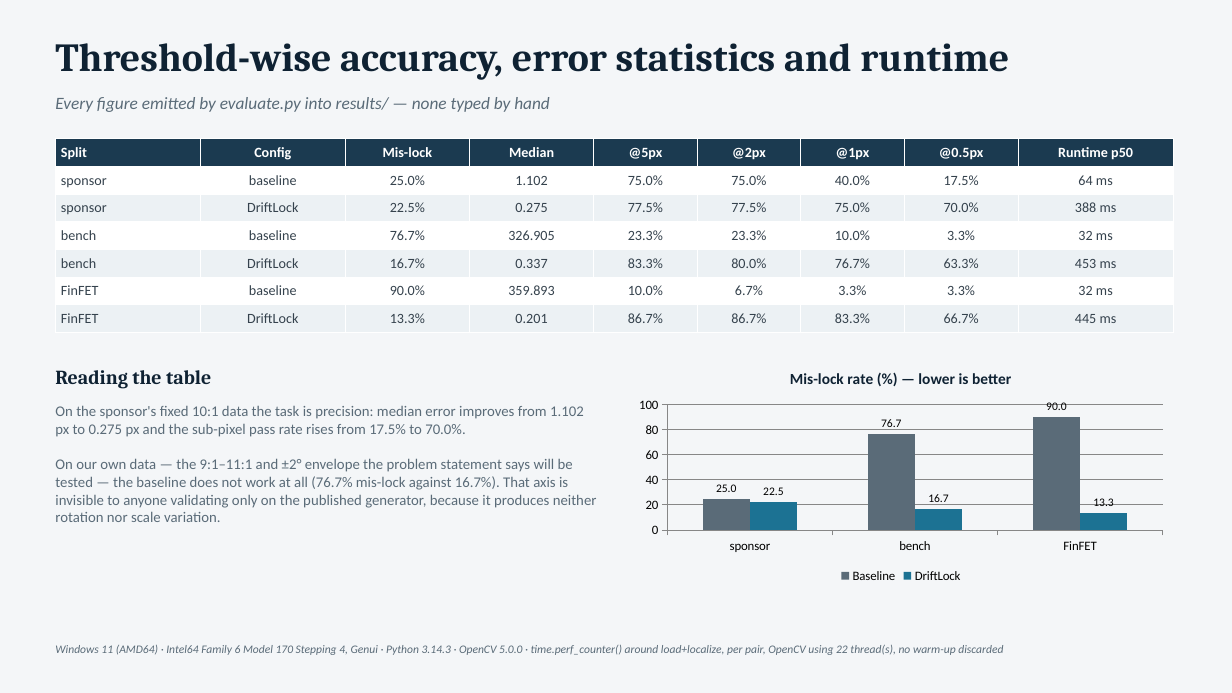
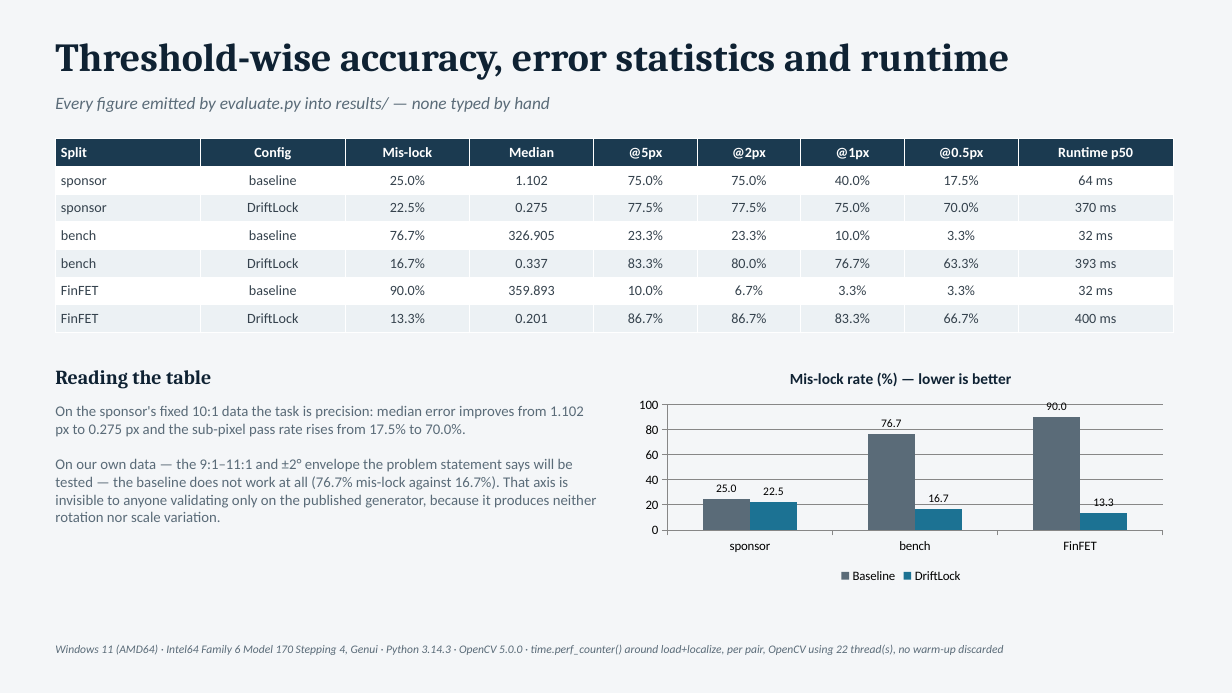
Before and after one commit to Cosmic-dorito/driftlock, a slide deck: slide 9 of solution_presentation.pptx. Drawn at 1232x693 pixels with LibreOffice and Linux fonts; fonts in the diff are those of the drawing. Boxes give left, top, right and bottom in pixels: in the first picture for what was removed or moved away, otherwise in the second. Text is boxed around its words. In the diff, an @@ line names an element or a change of style, - is before the commit and + after.

```diff
--- a/solution_presentation.pptx
+++ b/solution_presentation.pptx
@@ table at <box>55,139,1173,333</box> @@
-row 3, column 9: 388 ms
+row 3, column 9: 370 ms
-row 5, column 9: 453 ms
+row 5, column 9: 393 ms
-row 7, column 9: 445 ms
+row 7, column 9: 400 ms
```
Also in this commit, not shown: 1 other slide changed, 19 other files.
